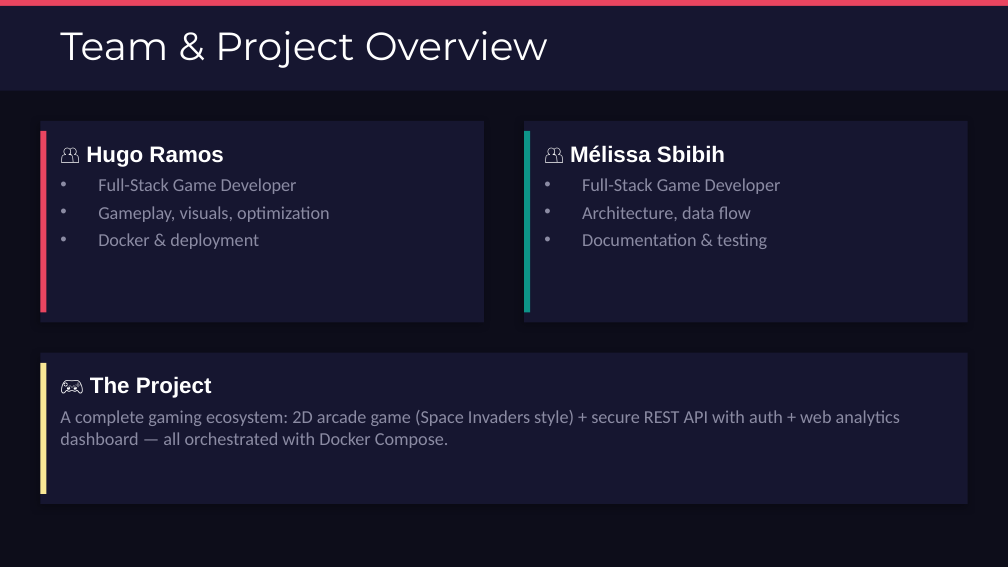
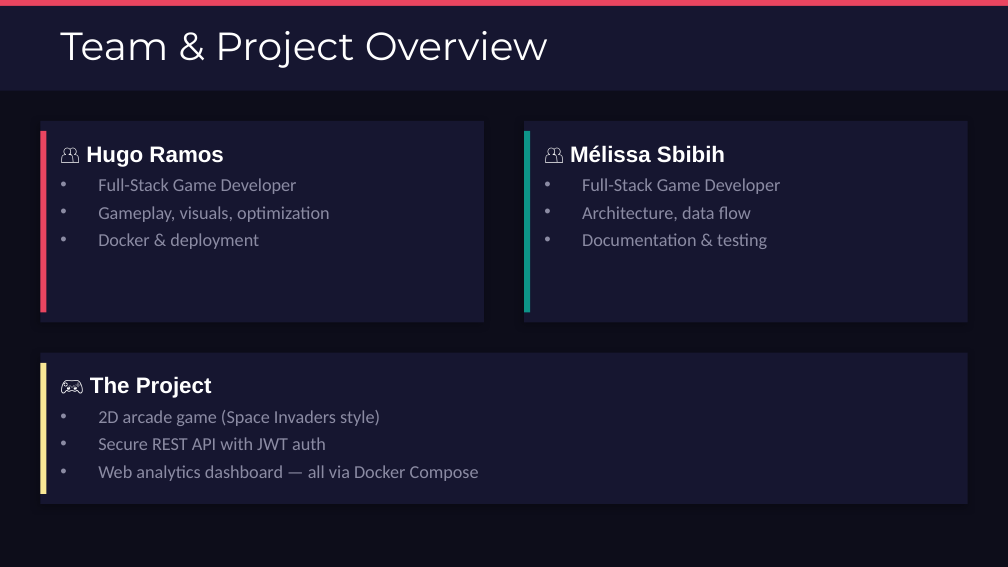
Before and after one commit to hugou74130/SI3LN_Python, a slide deck: slide 2 of ARCAD3X_DemoDay.pptx. Drawn at 1008x567 pixels with LibreOffice and Linux fonts; fonts in the diff are those of the drawing. Boxes give left, top, right and bottom in pixels: in the first picture for what was removed or moved away, otherwise in the second. Text is boxed around its words. In the diff, an @@ line names an element or a change of style, - is before the commit and + after.

```diff
--- a/ARCAD3X_DemoDay.pptx
+++ b/ARCAD3X_DemoDay.pptx
@@ text at [98,410,479,481]: text changed @@
-A complete gaming ecosystem: 2D arcade game (Space Invaders style) + secure REST API with auth + web analytics dashboard — all orchestrated with Docker Compose.
+• 2D arcade game (Space Invaders style)
+• Secure REST API with JWT auth
+• Web analytics dashboard — all via Docker Compose
```
Also in this commit, not shown: 9 other slides changed, 1 other file.
